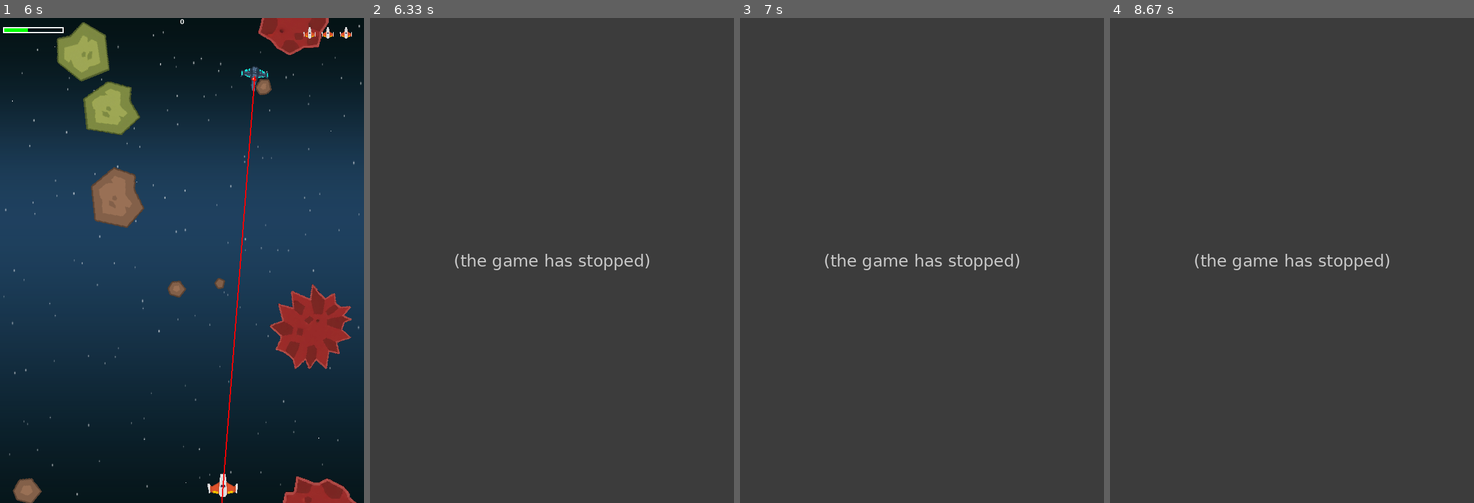
Above: before the commit, frames 1-4 (left to right).
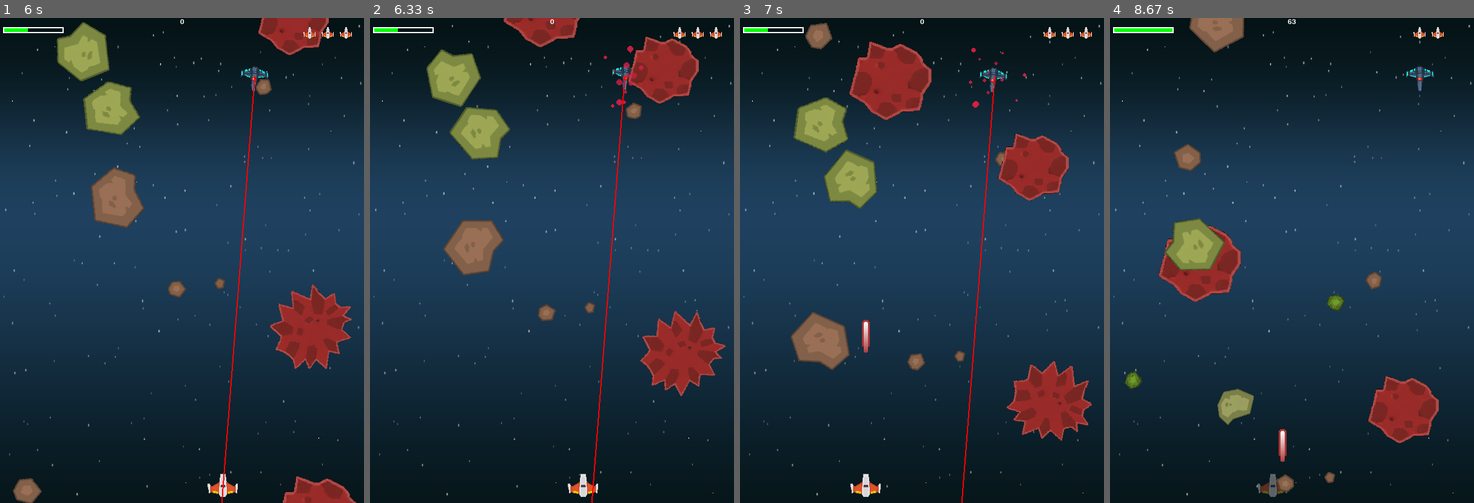
Above: after the commit, the same moments.

Repository: jz588738-byte/my-first-pygame
Game: pygame game, started from main.py
Same seed, same stepped clock (60 frames per second), same inputs: the game is played once before the commit and once after it.
Inputs:
- Up to frame 1 (6 s): hold D 0.33-0.8 s; hold D 0.83-1.3 s; hold A 1.33-1.87 s; hold A 1.9-2.3 s; hold D 2.33-2.97 s; hold A 3-3.47 s; hold D 3.5-3.97 s; hold D 4-4.47 s; hold A 4.5-5.03 s; hold A 5.07-5.47 s; hold D from 5.5 s (still down)
- Up to frame 2 (6.33 s): release D at 6.13 s; hold A from 6.17 s (still down)
- Up to frame 3 (7 s): release A at 6.63 s; tap Space at 6.67 s
- Up to frame 4 (8.67 s): hold D 7-7.47 s; tap Space at 7.07, 7.37, 7.57, 7.87, 8.63 s; hold D 7.5-7.97 s; hold A from 8.57 s (still down)

Frame 1 is identical in both runs. In frame 2, 100% of the frame differs, in the area x 0-100%, y 0-100%; in frame 3, 100%; in frame 4, 100%.
Error before the commit: KeyError: 'charging' (sniper.py line 92); the game stopped at 6.02 s (later frames are placeholders)

Commit message:
feat:增加了sniper蓄力的音效

Diff:
--- a/resource_manager.py
+++ b/resource_manager.py
@@ -91,7 +91,7 @@
     res['sound']['hit_enemy'] = pygame.mixer.Sound(os.path.join(BASE_DIR, 'sound', 'hit_enemy.wav'))
     res['sound']['laser_shoot'] = pygame.mixer.Sound(os.path.join(BASE_DIR, 'sound', 'laser_shoot.wav'))
     res['sound']['enemy_death'] = pygame.mixer.Sound(os.path.join(BASE_DIR, 'sound', 'enemy_death.wav'))
-
+    res['sound']['charging'] = pygame.mixer.Sound(os.path.join(BASE_DIR, 'sound', 'charging.mp3'))
     pygame.mixer_music.load(os.path.join(BASE_DIR, 'sound','background.ogg'))
 
     return res
